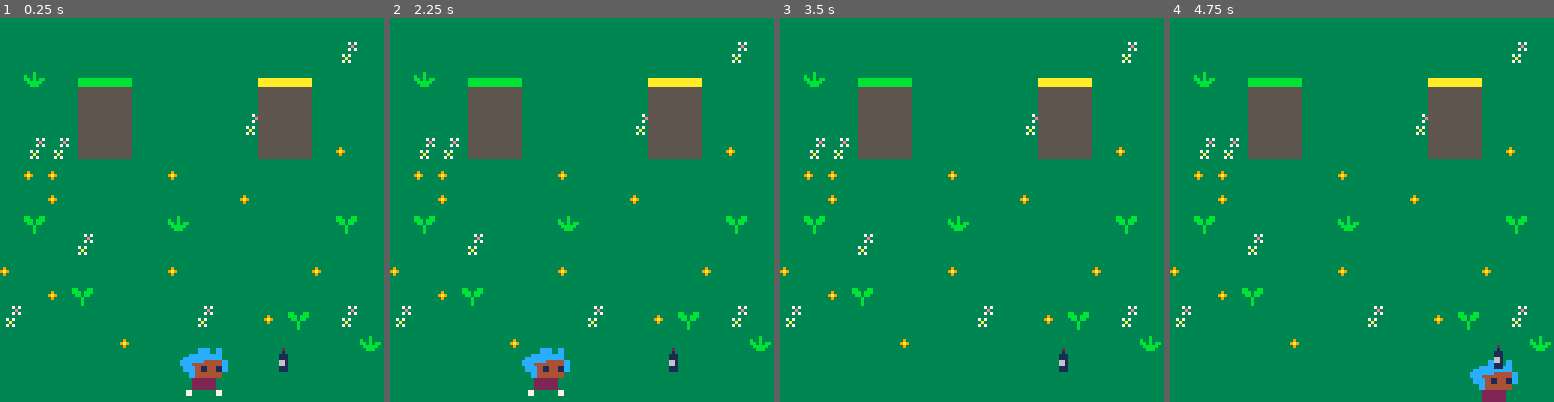
Above: before the commit, frames 1-4 (left to right).
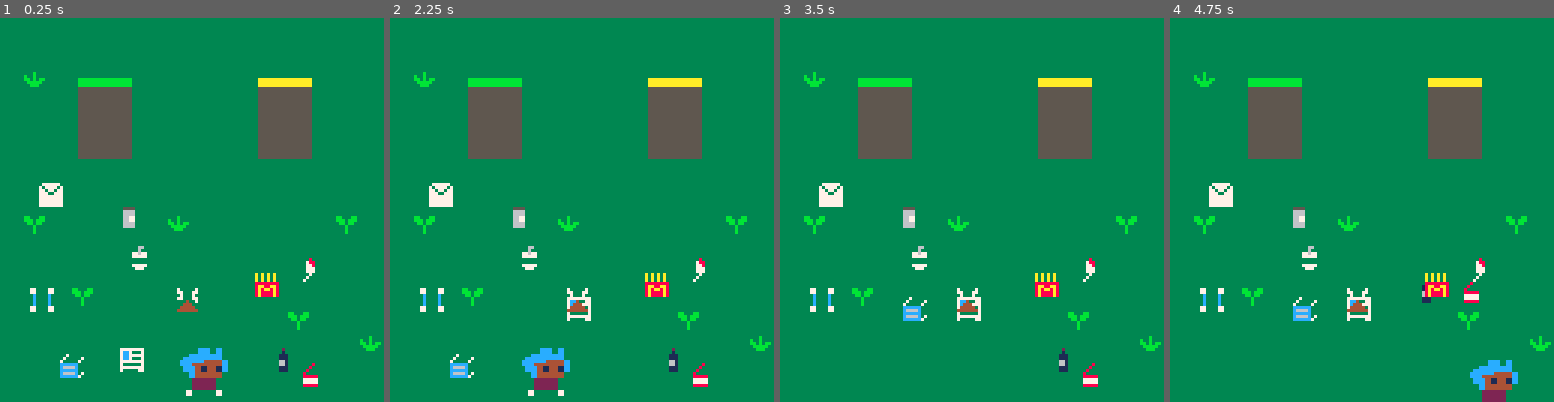
Above: after the commit, the same moments.

Repository: norab273/trash-master
Game: PICO-8 cartridge trash_master.p8
The game is run twice, just before and just after one commit, with the same random seed, the same clock (stepped at 60 frames per second) and the same inputs.
Inputs:
- Up to frame 1 (0.25 s): no input
- Up to frame 2 (2.25 s): tap X (X key) at 1.07, 2.07 s; hold Left from 1.97 s (still down)
- Up to frame 3 (3.5 s): release Left at 2.37 s; tap X (X key) every 0.33 s from 2.4 to 3.4 s; hold Down 2.42-2.82 s; hold Right from 2.87 s (still down)
- Up to frame 4 (4.75 s): release Right at 3.53 s; hold Up 3.58-4.08 s; tap X (X key) every 0.33 s from 3.73 to 4.73 s; hold Right 4.13-4.53 s; hold Down from 4.58 s (still down)

The runs differ from the first frame. In frame 1, 2.8% of the frame differs, in the area x 0-93%, y 6-97%; in frame 2, 2.7%; in frame 3, 2.7%; in frame 4, 2.9%, in the area x 0-93%, y 6-92%.

Commit message:
[feature]player_moves + display_trash + collect_trash + shoot_trash(unfinished)

Diff:
--- a/trash_master.p8
+++ b/trash_master.p8
@@ -3,14 +3,91 @@
 __lua__
 function _init()
 	p={x=60,y=110,speed=2}
-	t={x=90,y=110}
-	trash={}
+	trashtab={
+		{
+		x=90,
+		y=110,
+		speed=4,
+		number=1,
+		sprite=16
+		},
+		{
+		x=100,
+		y=115,
+		speed=4,
+		number=1,
+		sprite=17
+		},
+		{
+		x=40,
+		y=110,
+		speed=4,
+		number=1,
+		sprite=18
+		},
+		{
+		x=20,
+		y=112,
+		speed=4,
+		number=2,
+		sprite=19
+		},
+		{
+		x=100,
+		y=80,
+		speed=4,
+		number=2,
+		sprite=20
+		},
+		{
+		x=10,
+		y=90,
+		speed=4,
+		number=2,
+		sprite=21
+		},
+		{
+		x=43,
+		y=76,
+		speed=4,
+		number=1,
+		sprite=32
+		},
+		{
+		x=85,
+		y=85,
+		speed=4,
+		number=2,
+		sprite=33
+		},
+		{
+		x=13,
+		y=55,
+		speed=4,
+		number=1,
+		sprite=34
+		},
+		{
+		x=39,
+		y=62,
+		speed=4,
+		number=1,
+		sprite=35
+		},
+		{
+		x=59,
+		y=90,
+		speed=4,
+		number=2,
+		sprite=36
+		}
+	   }
 end
 
 function _update()
 	player_moves()
- grab(p,t)
--- update_trash()
+	 grab(p,t)
+	 shoot()
 end
 
 function _draw()
@@ -24,17 +101,19 @@
 --jaune
 	spr(64,80,15,4,4)
 --dechets
---for t in all(trash) do
-	spr(16,t.x,t.y)
+ for t in all(trashtab) do
+	spr(t.sprite,t.x,t.y)
+ end
 end
 --end
+
 -->8
 --collision
-function collision(p,t)
-	if p.x>t.x+16
-	or p.y>t.y+16
-	or p.x+16<t.x
-	or p.y+16<t.y then
+function collision(a,b)
+	if a.x>b.x+16
+	or a.y>b.y+16
+	or a.x+16<b.x
+	or a.y+16<b.y then
 		return false
 	else
 		return true
@@ -42,33 +121,41 @@
 end
 
 function grab(p,t)
- if collision (p,t) then
- t.x = p.x+5
- t.y = p.y-5
- end
+-- print(trashtab[1].x)
+	for t in all(trashtab) do
+	 if collision(p,t)==true then
+	 	t.x = p.x+5
+ 		t.y = p.y-5
+		end
+	end
 end
 -->8
 --player
-
 function player_moves()
 	if (btn(➡️)) p.x+=p.speed
 	if (btn(⬅️)) p.x-=p.speed
 	if (btn(⬆️)) p.y-=p.speed
 	if (btn(⬇️)) p.y+=p.speed
-	if (btnp(❎)) shoot()
+ for t in all(trashtab) do
+	if (btnp(❎)) shoot(t)
+end
 end
 -->8
 --shoot trash
-
-
-function shoot()
-	for t in all(trash) do
-	t.y-=4
-	if t.y<-8 then
-	del(trash,t)
+function shoot(t)
+	for t in all(trashtab) do
+	if collision(p,t)==true then
+	t.y-=t.speed
 	end
 end
 end
+-->8
+--trash
+
+--1:recyclable
+--2:pas recyclable
+
+
 __gfx__
 000000003333333333333333333373733333333333333333000000cccc00cc00000000ccc00cc000000000000000000000000000000000000000000000000000
 00000000333333333333333333333e333333333333333333000000cccc00cc00000000ccc00cc000000000000000000000000000000000000000000000000000
@@ -137,19 +224,19 @@
 00000000000000001010101010101010101010101010101010101010101010101000000000000000000000000000000000000000000000000000000000000000
 __map__
 0101010101010101010101010101010101010101010101010101010100000000000000000000000000000000000000000000000000000000000000000000000000000000000000000000000000000000000000000000000000000000000000000000000000000000000000000000000000000000000000000000000000000000
-0101010101010101010101010101030101010101010101010101010100000000000000000000000000000000000000000000000000000000000000000000000000000000000000000000000000000000000000000000000000000000000000000000000000000000000000000000000000000000000000000000000000000000
+0101010101010101010101010101010101010101010101010101010100000000000000000000000000000000000000000000000000000000000000000000000000000000000000000000000000000000000000000000000000000000000000000000000000000000000000000000000000000000000000000000000000000000
 0104010101010101010101010101010101010101010101010101010100000000000000000000000000000000000000000000000000000000000000000000000000000000000000000000000000000000000000000000000000000000000000000000000000000000000000000000000000000000000000000000000000000000
 0101010101010101010101010101010101010101010101010101010100000000000000000000000000000000000000000000000000000000000000000000000000000000000000000000000000000000000000000000000000000000000000000000000000000000000000000000000000000000000000000000000000000000
-0101010101010101010103010101010101010101010101010101010100000000000000000000000000000000000000000000000000000000000000000000000000000000000000000000000000000000000000000000000000000000000000000000000000000000000000000000000000000000000000000000000000000000
-0103030101010101010101010101020101010101010101010101010100000000000000000000000000000000000000000000000000000000000000000000000000000000000000000000000000000000000000000000000000000000000000000000000000000000000000000000000000000000000000000000000000000000
-0102020101010102010101010101010101010101010101010101010100000000000000000000000000000000000000000000000000000000000000000000000000000000000000000000000000000000000000000000000000000000000000000000000000000000000000000000000000000000000000000000000000000000
-0101020101010101010102010101010101010101010101010101010100000000000000000000000000000000000000000000000000000000000000000000000000000000000000000000000000000000000000000000000000000000000000000000000000000000000000000000000000000000000000000000000000000000
+0101010101010101010101010101010101010101010101010101010100000000000000000000000000000000000000000000000000000000000000000000000000000000000000000000000000000000000000000000000000000000000000000000000000000000000000000000000000000000000000000000000000000000
+0101010101010101010101010101010101010101010101010101010100000000000000000000000000000000000000000000000000000000000000000000000000000000000000000000000000000000000000000000000000000000000000000000000000000000000000000000000000000000000000000000000000000000
+0101010101010101010101010101010101010101010101010101010100000000000000000000000000000000000000000000000000000000000000000000000000000000000000000000000000000000000000000000000000000000000000000000000000000000000000000000000000000000000000000000000000000000
+0101010101010101010101010101010101010101010101010101010100000000000000000000000000000000000000000000000000000000000000000000000000000000000000000000000000000000000000000000000000000000000000000000000000000000000000000000000000000000000000000000000000000000
 0105010101010104010101010101050101010101010101010101010000000000000000000000000000000000000000000000000000000000000000000000000000000000000000000000000000000000000000000000000000000000000000000000000000000000000000000000000000000000000000000000000000000000
-0101010301010101010101010101010101010101010101010101010101010000000000000000000000000000000000000000000000000000000000000000000000000000000000000000000000000000000000000000000000000000000000000000000000000000000000000000000000000000000000000000000000000000
-0201010101010102010101010102010101010101010101010101010101010000000000000000000000000000000000000000000000000000000000000000000000000000000000000000000000000000000000000000000000000000000000000000000000000000000000000000000000000000000000000000000000000000
-0101020501010101010101010101010101010101010101010101010101010000000000000000000000000000000000000000000000000000000000000000000000000000000000000000000000000000000000000000000000000000000000000000000000000000000000000000000000000000000000000000000000000000
-0301010101010101030101020501030101010101010101010101010101010000000000000000000000000000000000000000000000000000000000000000000000000000000000000000000000000000000000000000000000000000000000000000000000000000000000000000000000000000000000000000000000000000
-0101010101020101010101010101010401010101010101010101010101010000000000000000000000000000000000000000000000000000000000000000000000000000000000000000000000000000000000000000000000000000000000000000000000000000000000000000000000000000000000000000000000000000
+0101010101010101010101010101010101010101010101010101010101010000000000000000000000000000000000000000000000000000000000000000000000000000000000000000000000000000000000000000000000000000000000000000000000000000000000000000000000000000000000000000000000000000
+0101010101010101010101010101010101010101010101010101010101010000000000000000000000000000000000000000000000000000000000000000000000000000000000000000000000000000000000000000000000000000000000000000000000000000000000000000000000000000000000000000000000000000
+0101010501010101010101010101010101010101010101010101010101010000000000000000000000000000000000000000000000000000000000000000000000000000000000000000000000000000000000000000000000000000000000000000000000000000000000000000000000000000000000000000000000000000
+0101010101010101010101010501010101010101010101010101010101010000000000000000000000000000000000000000000000000000000000000000000000000000000000000000000000000000000000000000000000000000000000000000000000000000000000000000000000000000000000000000000000000000
+0101010101010101010101010101010401010101010101010101010101010000000000000000000000000000000000000000000000000000000000000000000000000000000000000000000000000000000000000000000000000000000000000000000000000000000000000000000000000000000000000000000000000000
 0101010101010101010101010101010101010101010101010101010101010101010101010101010101010100000000000000000000000000000000000000000000000000000000000000000000000000000000000000000000000000000000000000000000000000000000000000000000000000000000000000000000000000
 0101010101010101010101010101010101010101010101010101010101010101010101010101010101010100000000000000000000000000000000000000000000000000000000000000000000000000000000000000000000000000000000000000000000000000000000000000000000000000000000000000000000000000
 0101010101010101010101010101010101010101010101010101010101010101010101010101010101010100000000000000000000000000000000000000000000000000000000000000000000000000000000000000000000000000000000000000000000000000000000000000000000000000000000000000000000000000
Not shown, changed: the sound effects (__sfx__) section of trash_master.p8
